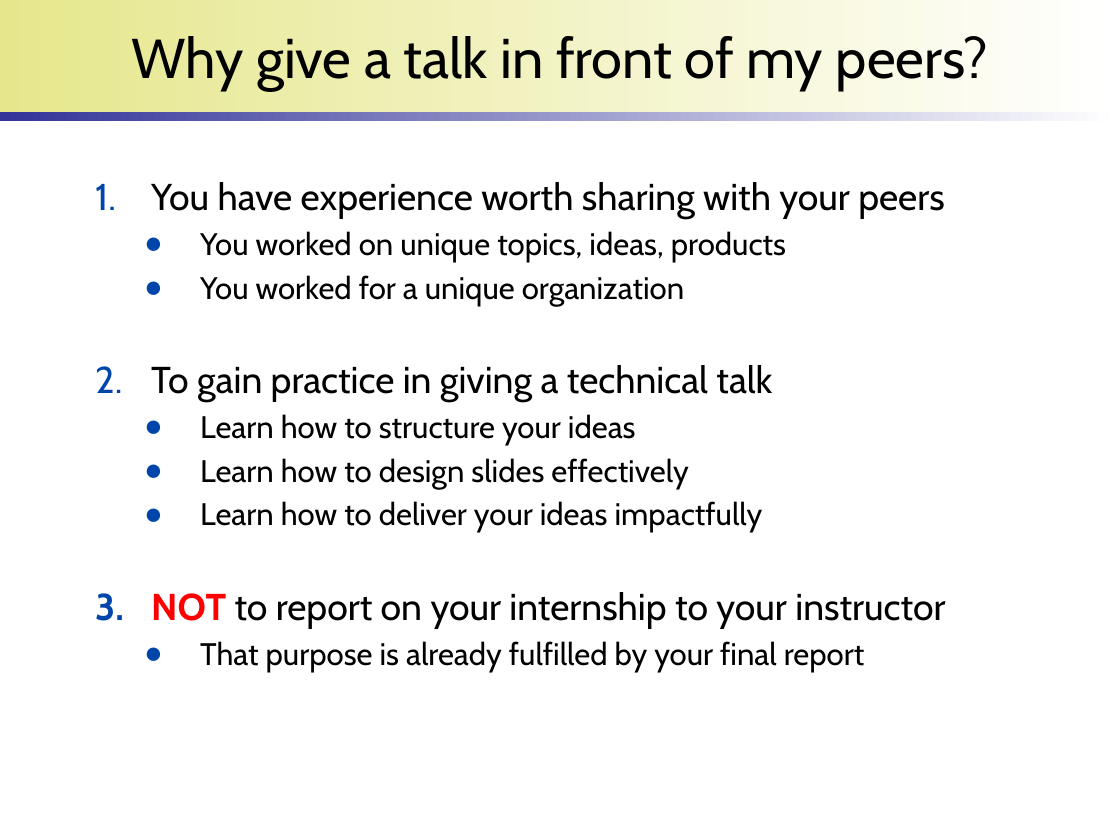
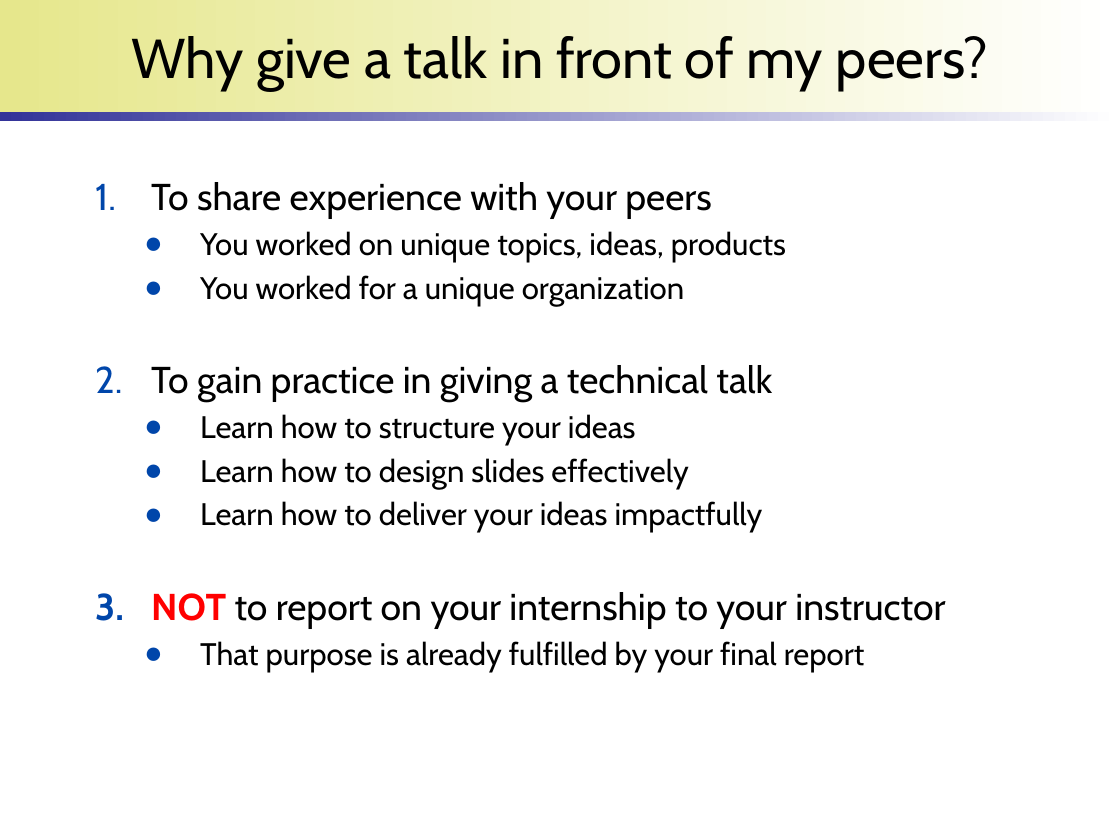
Before and after one commit to wonsunahn/Capstone_Fall2022, a slide deck: slide 6 of lectures/introduction-internship.pptx. Drawn at 1120x840 pixels with LibreOffice and Linux fonts; fonts in the diff are those of the drawing; background and template pictures are left out. Boxes give left, top, right and bottom in pixels: in the first picture for what was removed or moved away, otherwise in the second. Text is boxed around its words. In the diff, an @@ line names an element or a change of style, - is before the commit and + after.

```diff
--- a/lectures/introduction-internship.pptx
+++ b/lectures/introduction-internship.pptx
@@ text at (151, 182, 711, 219): text changed @@
-1. You have experience worth sharing with your peers
+1. To share experience with your peers
```
Also in this commit, not shown: 8 other slides changed.
